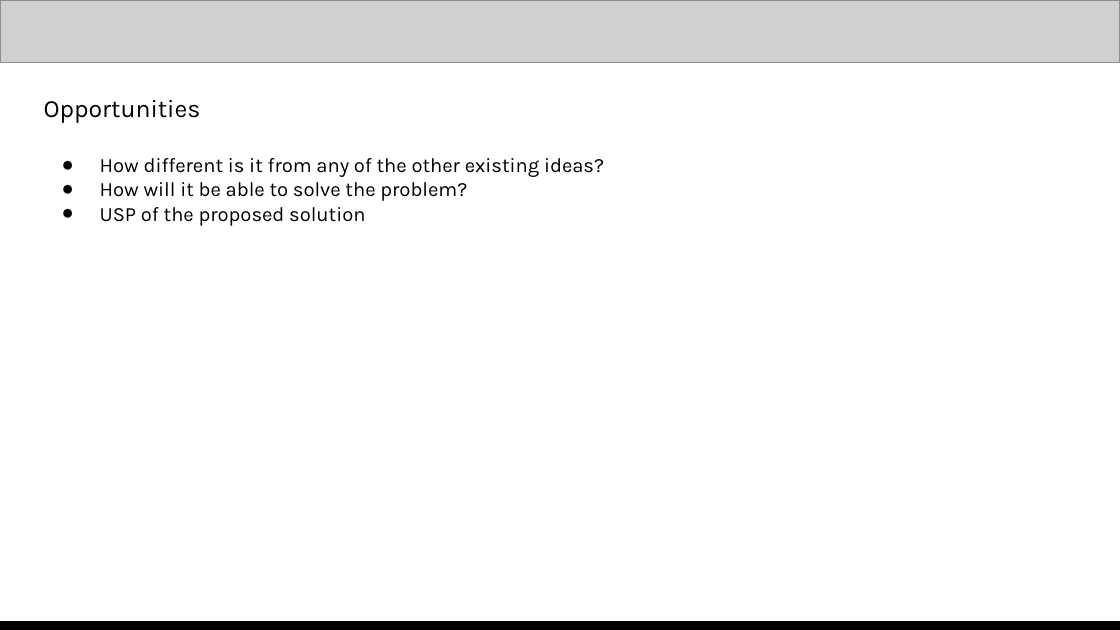
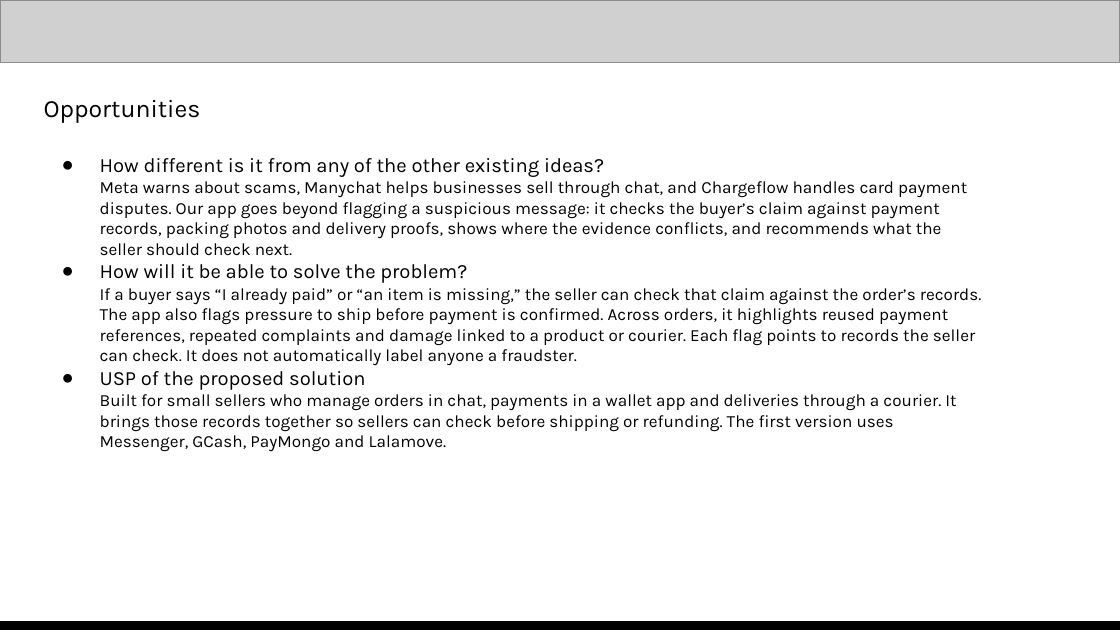
Before and after one commit to kevsoriano/servermaya, a slide deck: slide 4 of docs/Submission Template _ AI Builder Cup.pptx. Drawn at 1120x630 pixels with LibreOffice and Linux fonts; fonts in the diff are those of the drawing; grey boxes stand for pictures. Boxes give left, top, right and bottom in pixels: in the first picture for what was removed or moved away, otherwise in the second. Text is boxed around its words. In the diff, an @@ line names an element or a change of style, - is before the commit and + after.

```diff
--- a/docs/Submission Template _ AI Builder Cup.pptx
+++ b/docs/Submission Template _ AI Builder Cup.pptx
@@ text at <box>100,181,967,256</box>: paragraph added @@
+Meta warns about scams, Manychat helps businesses sell through chat, and Chargeflow handles card payment disputes. Our app goes beyond flagging a suspicious message: it checks the buyer’s claim against payment records, packing photos and delivery proofs, shows where the evidence conflicts, and recommends what the seller should check next.
@@ text at <box>100,288,982,365</box>: paragraph added @@
+If a buyer says “I already paid” or “an item is missing,” the seller can check that claim against the order’s records. The app also flags pressure to ship before payment is confirmed. Across orders, it highlights reused payment references, repeated complaints and damage linked to a product or courier. Each flag points to records the seller can check. It does not automatically label anyone a fraudster.
@@ text at <box>100,394,956,452</box>: paragraph added @@
+Built for small sellers who manage orders in chat, payments in a wallet app and deliveries through a courier. It brings those records together so sellers can check before shipping or refunding. The first version uses Messenger, GCash, PayMongo and Lalamove.
```
Also in this commit, not shown: 10 other slides changed, 4 other files.
